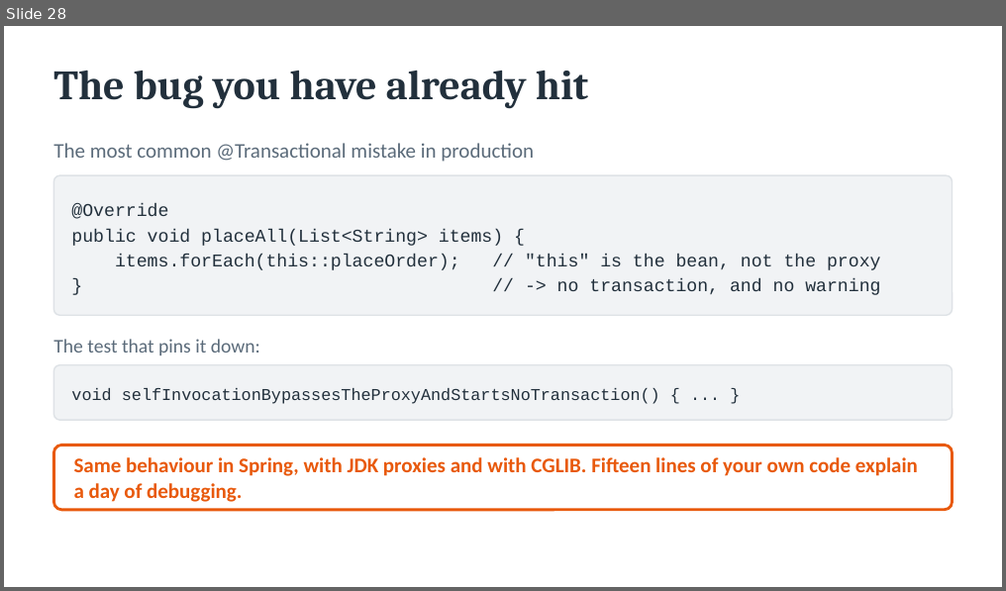
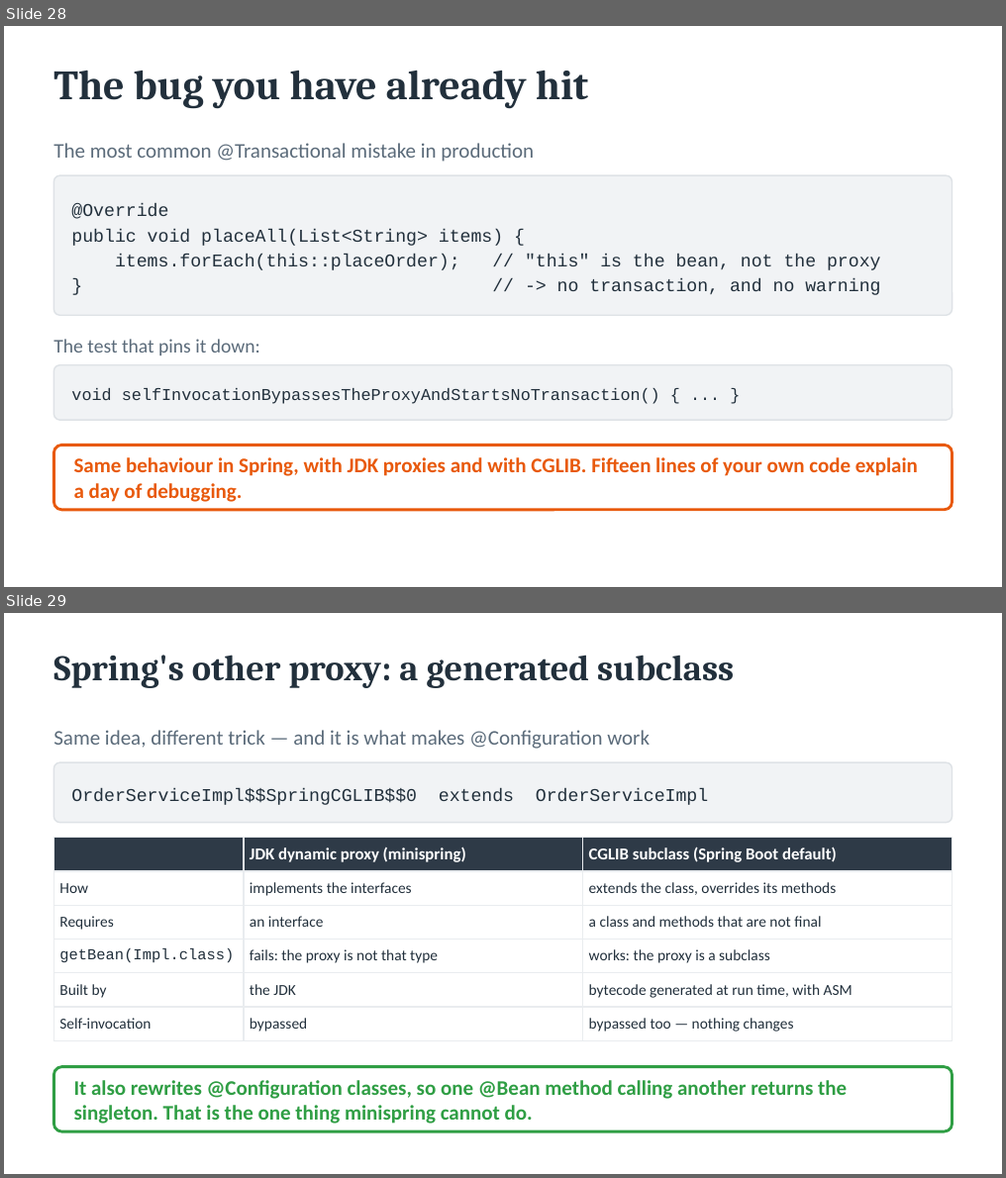
Before and after one commit to ELMAALMIA/minispring, a slide deck: docs/presentation/minispring-talk.pptx. Shown one above the other, each under a label of ours: slide 28 before the commit, slides 28 and 29 after it. The pictures are 1006x591 and 1006x1178 pixels, drawn with LibreOffice and Linux fonts; fonts in the diff are those of the drawing. Boxes give left, top, right and bottom in pixels: in the first picture for what was removed or moved away, otherwise in the second. Text is boxed around its words. In the diff, an @@ line names an element or a change of style, - is before the commit and + after.

Commit message:
docs: add the CGLIB subclass slide to the talk
After the self-invocation slide, a comparison answers the question it always raises: Spring proxies classes with no interface by generating a subclass of them. The same slide explains what rewrites @Configuration classes, which is the limitation this container documents with a test.

```diff
--- a/docs/presentation/minispring-talk.pptx
+++ b/docs/presentation/minispring-talk.pptx
@@ slide 29 added at bbox=[4, 613, 1002, 1174], background #FFFFFF @@
@@ text added at bbox=[54, 655, 734, 688], 26 pt, text #22303C, bold @@
+Spring's other proxy: a generated subclass
@@ text added at bbox=[54, 730, 649, 749], 15 pt, text #5B6B7A @@
+Same idea, different trick — and it is what makes @Configuration work
@@ rounded rectangle added at bbox=[54, 762, 952, 823], fill #F1F3F5, outline #DEE2E6 1 pt @@
@@ text added at bbox=[71, 788, 708, 805], 13 pt, text #22303C @@
+OrderServiceImpl$$SpringCGLIB$$0 extends OrderServiceImpl
@@ table added at bbox=[54, 838, 952, 1036], 6 rows, 3 columns @@
+ | JDK dynamic proxy (minispring) | CGLIB subclass (Spring Boot default)
+How | implements the interfaces | extends the class, overrides its methods
+Requires | an interface | a class and methods that are not final
+getBean(Impl.class) | fails: the proxy is not that type | works: the proxy is a subclass
+Built by | the JDK | bytecode generated at run time, with ASM
+Self-invocation | bypassed | bypassed too — nothing changes
@@ rounded rectangle added at bbox=[54, 1067, 952, 1132], fill #FFFFFF, outline #2F9E44 2 pt @@
@@ text added at bbox=[74, 1080, 846, 1124], 15 pt, text #2F9E44, bold @@
+It also rewrites @Configuration classes, so one @Bean method calling another returns the singleton. That is the one thing minispring cannot do.
```
Also in this commit, not shown: 2 other files.
